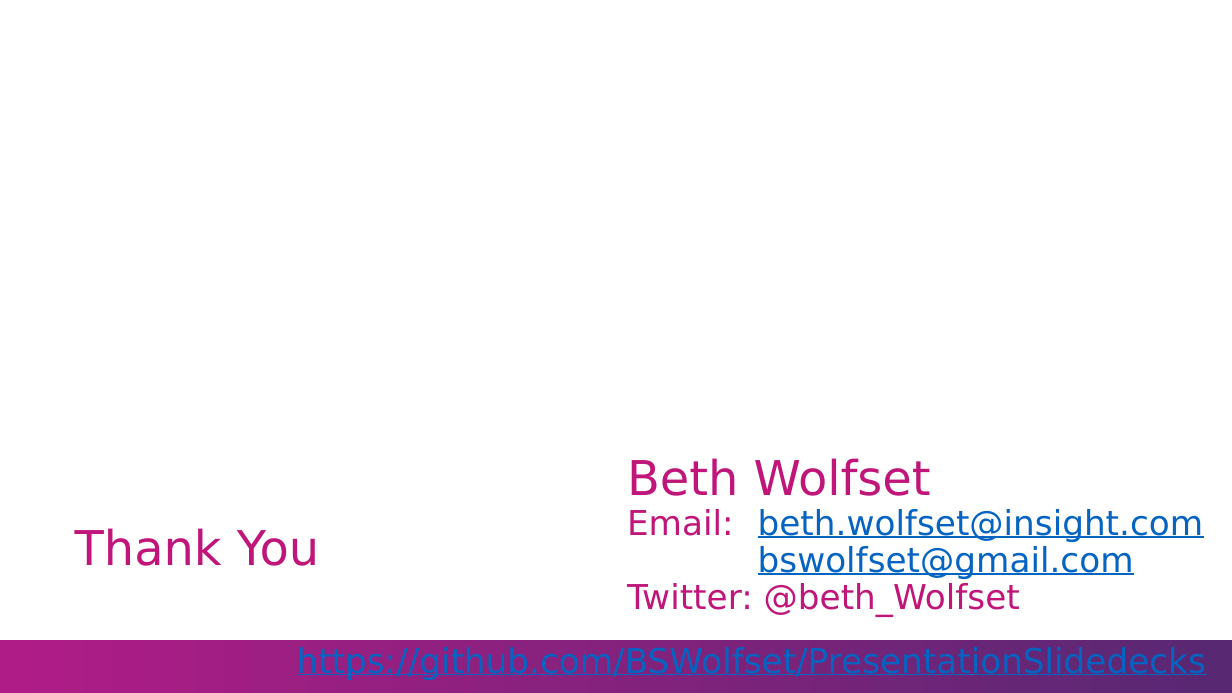
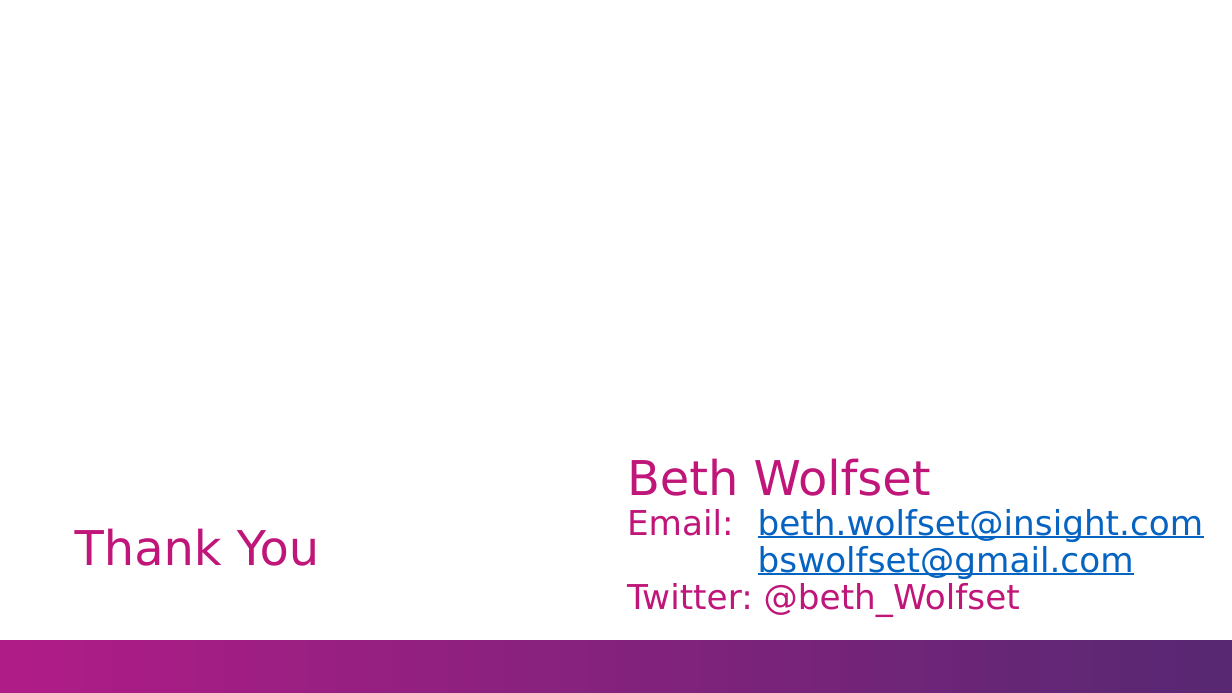
Before and after one commit to BSWolfset/PresentationSlidedecks, a slide deck: slide 12 of DesigningForADWPerformance.pptx (slide 10 before the commit). Drawn at 1232x693 pixels with LibreOffice and Linux fonts; fonts in the diff are those of the drawing; background and template pictures are left out. Boxes give left, top, right and bottom in pixels: in the first picture for what was removed or moved away, otherwise in the second. Text is boxed around its words. In the diff, an @@ line names an element or a change of style, - is before the commit and + after.

```diff
--- a/DesigningForADWPerformance.pptx
+++ b/DesigningForADWPerformance.pptx
@@ text removed at box(297, 645, 1206, 680) @@
-https://github.com/BSWolfset/PresentationSlidedecks
```
Also in this commit, not shown: 5 other slides changed, 2 slides added.
